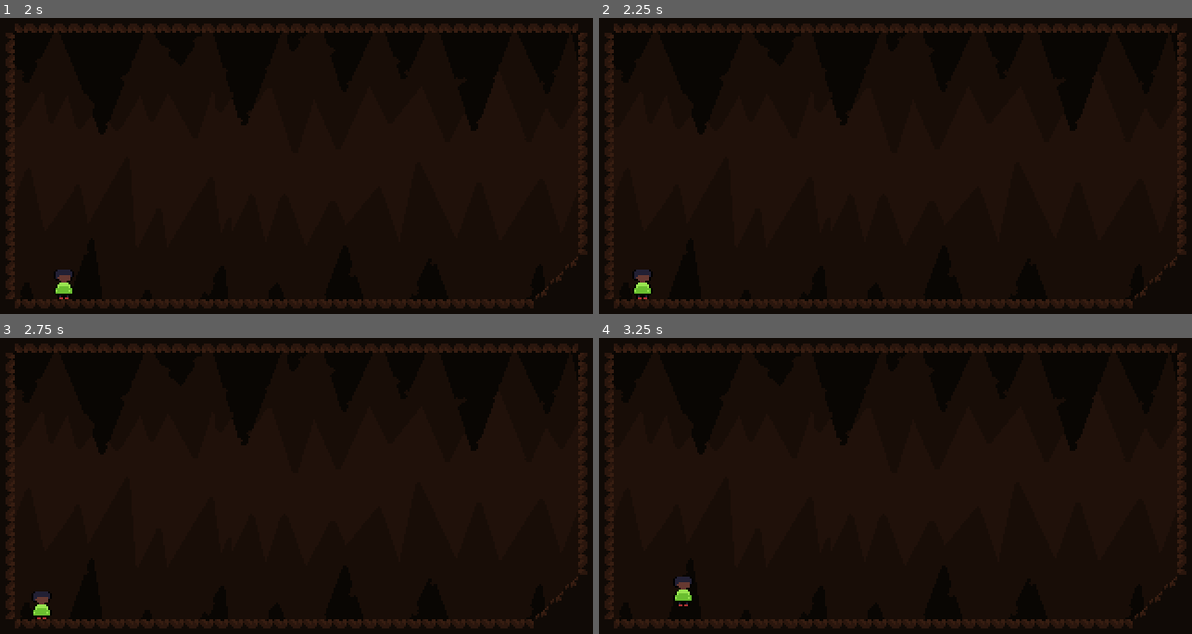
Above: before the commit, frames 1-4 (two rows, left to right).
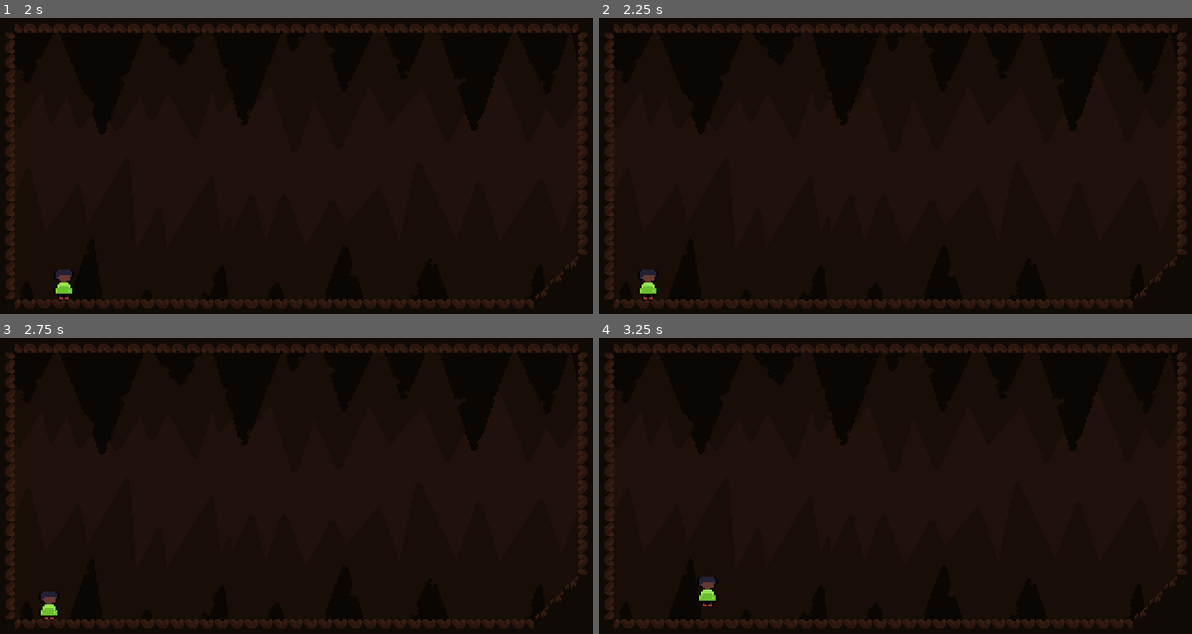
Above: after the commit, the same moments.

Repository: Omegalolchan/Cave_Runner
Game: Godot game, scene res://assets/Scenes/Debug Scene.tscn
The game is run twice, just before and just after one commit, with the same random seed, the same clock (stepped at 60 frames per second) and the same inputs. The project has no main scene, so this scene is started directly.
Inputs:
- Up to frame 1 (2 s): hold Right (moveRight) 0.53-1.28 s; hold Down (slide) 0.53-1.28 s; tap C (jump) at 0.77, 1.52 s; hold Left (moveLeft) from 1.28 s (still down); tap Down (slide) at 1.35 s
- Up to frame 2 (2.25 s): release Left (moveLeft) at 2.03 s; hold Right (moveRight) from 2.03 s (still down); hold Down (slide) from 2.03 s (still down)
- Up to frame 3 (2.75 s): keep holding Right (moveRight); keep holding Down (slide)
- Up to frame 4 (3.25 s): keep holding Right (moveRight); tap Enter at 2.75 s; release Down (slide) at 2.78 s; tap Down (slide) at 2.85 s; tap C (jump) at 3.02 s

Frame 1 is identical in both runs. In frame 2, 0.2% of the frame differs, in the area x 5-10%, y 85-95%; in frame 3, 0.2%; in frame 4, 0.4%, in the area x 12-20%, y 80-91%.

Commit message:
Slide pronto (tomara que eu nao tenha me esquecido de nada)

Diff:
--- a/assets/Scripts/PlayerMovement.gd
+++ b/assets/Scripts/PlayerMovement.gd
@@ -20,9 +20,9 @@
 @export var jump_max_time = 20
 @export var jump_speed = -35.0
 @export var slide_accel = 1
-@export var slide_deccel = 3
+@export var slide_deccel = 1
 @export var slide_burst_speed = 1.5
-@export var velocity_neutral_deccel = 4
+@export var velocity_neutral_deccel = 2
 @export var gravity_scale : float = 10
 
 var gravity = (8 * 0.016) * gravity_scale
@@ -85,7 +85,7 @@
 
 	on_floor = on_floorUpdate()
 
-	print(base_velocity, " || ", added_velocity)
+	print(velocity)
 	move_and_collide(velocity)
 	return
 
@@ -125,8 +125,15 @@
 	return
 
 func velocity_neutral():
+	if direction != sign(added_velocity.x) && direction != 0 && added_velocity.x != 0:
+		added_velocity.x += -sign(added_velocity.x) * velocity_neutral_deccel * 2 * FPS_DELTA
+		print("aaa")
+
 	if on_floor && !is_sliding:
 		added_velocity.x += -sign(added_velocity.x) * velocity_neutral_deccel * FPS_DELTA
+
+	if !on_floor:
+		added_velocity.x += -sign(added_velocity.x) * velocity_neutral_deccel / 4 * FPS_DELTA
 
 	if sqrt(pow(added_velocity.x, 2)) < 0.1:
 			added_velocity.x = 0
@@ -135,7 +142,7 @@
 func Slide():
 	if !on_floor: return
 	if ground_normal != up_direction:
-		if added_velocity.x == 0 && base_velocity.x == 0:
+		if added_velocity.x == 0 && velocity.x == 0:
 			added_velocity.x += sign(ground_normal.x) * 0.5
 
 		if added_velocity.x == 0 && direction != 0 && velocity.x != 0:
@@ -145,7 +152,7 @@
 				added_velocity.x += sign(ground_normal.x) * slide_burst_speed
 
 		var velocity_magnitude = sqrt(pow(velocity.x,2) +pow(-velocity.y, 2))
-		added_velocity.x += (slide_accel * FPS_DELTA) * clamp(int(ground_normal.x * 2), -1,1)
+		added_velocity.x += (slide_accel * sign(ground_normal.x)) * FPS_DELTA
 	else:
 		if added_velocity.x == 0 :
 			added_velocity.x += sign(velocity.x) * slide_burst_speed / 1.5
--- a/assets/Scripts/SmoothPixel.shader
+++ /dev/null
@@ -1,29 +0,0 @@
-shader_type canvas_item;
-render_mode unshaded;
-
-// Texture must have 'Filter'-flag enabled!
-
-// Automatic smoothing
-// independent of geometry and perspective
-vec4 texturePointSmooth(sampler2D smp, vec2 uv, vec2 pixel_size)
-{
-	vec2 ddx = dFdx(uv);
-	vec2 ddy = dFdy(uv);
-	vec2 lxy = sqrt(ddx * ddx + ddy * ddy);
-
-	vec2 uv_pixels = uv / pixel_size;
-
-	vec2 uv_pixels_floor = round(uv_pixels) - vec2(0.5f);
-	vec2 uv_dxy_pixels = uv_pixels - uv_pixels_floor;
-
-	uv_dxy_pixels = clamp((uv_dxy_pixels - vec2(0.5f)) * pixel_size / lxy + vec2(0.5f), 0.0f, 1.0f);
-
-	uv = uv_pixels_floor * pixel_size;
-
-	return textureGrad(smp, uv + uv_dxy_pixels * pixel_size, ddx, ddy);
-}
-
-void fragment()
-{
-	COLOR = texturePointSmooth(TEXTURE, UV, TEXTURE_PIXEL_SIZE);
-}
